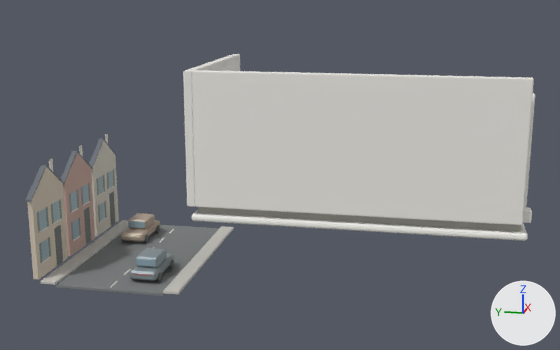
One commit to the glTF model assets/models/room-02.glb: the scene before it, then after it.
The view is the same before and after, from a 50 mm camera at (-13.37, 1.57, 3.99) aimed at (1.44, 4.53, 0.28). Arrows for +X, +Y and +Z are at lower right; the lights stay in place. The picture after the commit comes second.

Before the edit, the objects in view are built like this:
```python
ob_architecture = bpy.data.objects.new('Architecture', me_r03___export_architecture)
ob_architecture.location = (0.0, 0.0, 0.0)
ob_window_view = bpy.data.objects.new('Window view', me_r03___export_window_view)
ob_window_view.location = (0.0, 0.0, 0.0)
```
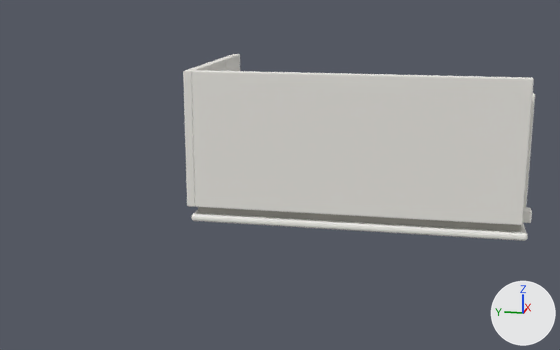
Commit message: Update room 02 and room 03 models

What differs and where, as boxes (x1, y1, x2, y2) in the pictures (560 x 350 px):
'Window view', deleted
    before: (25, 134, 234, 296)

The change, as a diff of the scene's bpy script:
```diff
--- a/assets/models/room-02.glb.py
+++ b/assets/models/room-02.glb.py
@@ ob_window_view @@
-ob_window_view = bpy.data.objects.new('Window view', me_r03___export_window_view)
-ob_window_view.location = (0.0, 0.0, 0.0)
```
